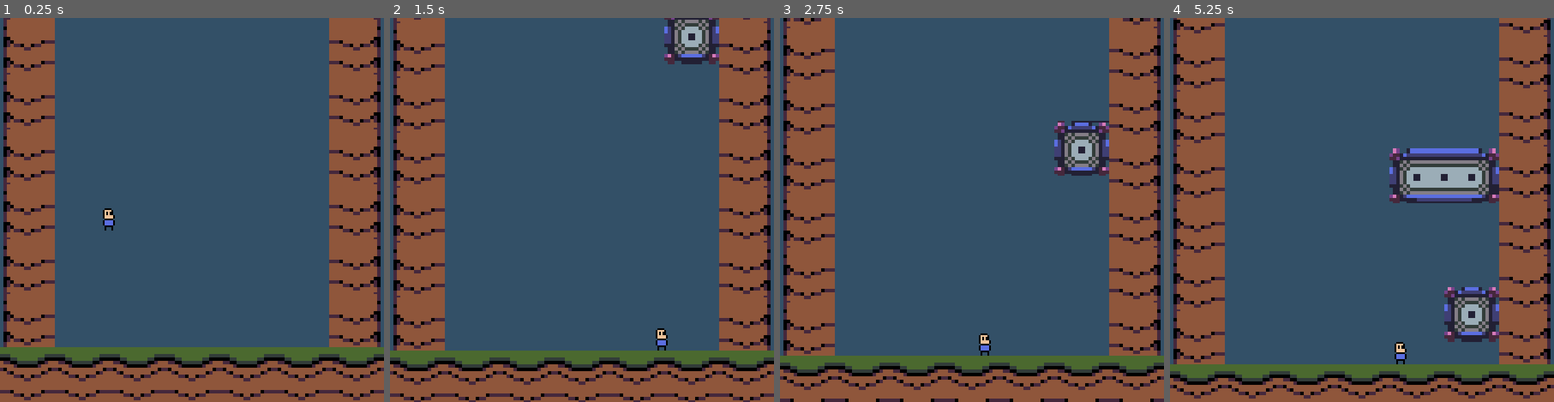
Above: before the commit, frames 1-4 (left to right).
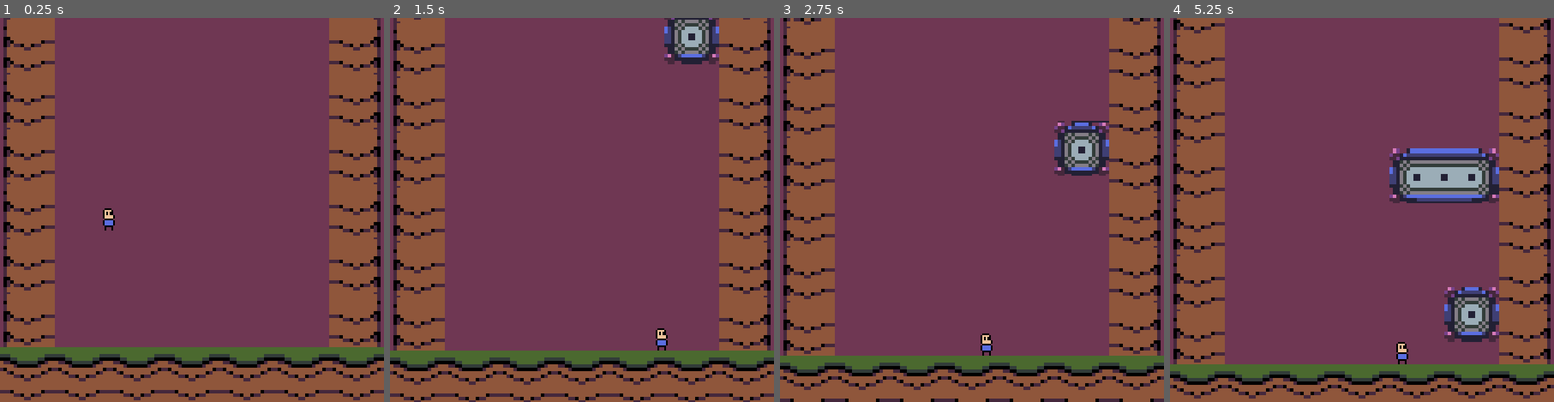
Above: after the commit, the same moments.

Repository: alfredmakes/LD54-Limited-Space
Game: Godot game, scene res://scenes/main.tscn
The game is run twice, just before and just after one commit, with the same random seed, the same clock (stepped at 60 frames per second) and the same inputs.
Inputs:
- Up to frame 1 (0.25 s): no input
- Up to frame 2 (1.5 s): tap Enter (ui_accept) at 0.5, 0.77 s; hold Right (ui_right) from 0.53 s (still down)
- Up to frame 3 (2.75 s): tap Enter (ui_accept) at 1.52 s; release Right (ui_right) at 2.03 s; hold Left (ui_left) from 2.03 s (still down)
- Up to frame 4 (5.25 s): release Left (ui_left) at 2.78 s; hold Right (ui_right) 2.78-4.28 s; tap Enter (ui_accept) at 3.02, 3.77, 4.52 s; hold Left (ui_left) 4.28-5.03 s; hold Right (ui_right) from 5.03 s (still down)

The runs differ from the first frame. In frame 1, 63% of the frame differs, in the area x 0-100%, y 0-86%; in frame 2, 62%; in frame 3, 62%; in frame 4, 60%.

Commit message:
Fixed the dumb spawning glitch
Always set the position of the newly instanced object BEFORE adding to the scene tree...

Diff:
--- a/project.godot
+++ b/project.godot
@@ -30,4 +30,4 @@
 [rendering]
 
 textures/canvas_textures/default_texture_filter=0
-environment/defaults/default_clear_color=Color(0.2, 0.313726, 0.403922, 1)
+environment/defaults/default_clear_color=Color(0.435294, 0.215686, 0.32549, 1)
--- a/scenes/main.gd
+++ b/scenes/main.gd
@@ -43,10 +43,11 @@
 
 	var block_instance = block_scene.instantiate() as Block
 
+	add_child(block_instance)
+
 	var spawn_location = spawn_locations.slice(
 		0, spawn_locations.size() + 1 - block_instance.block_unit_width).pick_random()
 
-	add_child(block_instance)
 	block_instance.position = spawn_location + Vector2(0, vertical_spawn_offset)
 	vertical_spawn_offset -= 64
 
--- a/scenes/main.tscn
+++ b/scenes/main.tscn
@@ -9,10 +9,10 @@
 [ext_resource type="PackedScene" uid="uid://dccy8muv5iico" path="res://scenes/terrain/terrain.tscn" id="5_go5t6"]
 
 [sub_resource type="RectangleShape2D" id="RectangleShape2D_ytum5"]
-size = Vector2(31, 234)
+size = Vector2(30, 2405)
 
 [sub_resource type="RectangleShape2D" id="RectangleShape2D_q3jkb"]
-size = Vector2(31, 234)
+size = Vector2(30, 2380)
 
 [sub_resource type="RectangleShape2D" id="RectangleShape2D_u2yqn"]
 size = Vector2(160, 32)
@@ -31,16 +31,18 @@
 position_smoothing_speed = 2.0
 
 [node name="LeftWall" type="AnimatableBody2D" parent="GamePosition"]
+sync_to_physics = false
 
 [node name="CollisionShape2D" type="CollisionShape2D" parent="GamePosition/LeftWall"]
-position = Vector2(15.5, 107)
+position = Vector2(15, -16)
 shape = SubResource("RectangleShape2D_ytum5")
 
 [node name="RightWall" type="AnimatableBody2D" parent="GamePosition"]
 position = Vector2(192, 0)
+sync_to_physics = false
 
 [node name="CollisionShape2D" type="CollisionShape2D" parent="GamePosition/RightWall"]
-position = Vector2(16.5, 107)
+position = Vector2(17, -14)
 shape = SubResource("RectangleShape2D_q3jkb")
 
 [node name="BlockSpawnTimer" type="Timer" parent="."]
--- a/scenes/obstacles/block.gd
+++ b/scenes/obstacles/block.gd
@@ -8,7 +8,8 @@
 
 func _physics_process(delta: float) -> void:
 	var collision: KinematicCollision2D = KinematicCollision2D.new()
-	if test_move(transform, Vector2(0, fall_speed * delta), collision):
+	if test_move(transform, Vector2(0, fall_speed * delta), collision, 0.001):
+		print(self, " ", position, " collided with ", collision.get_collider(), " ", collision.get_collider().position)
 		if collision.get_collider().is_in_group("Player"):
 
 			var player = collision.get_collider() as CharacterBody2D
